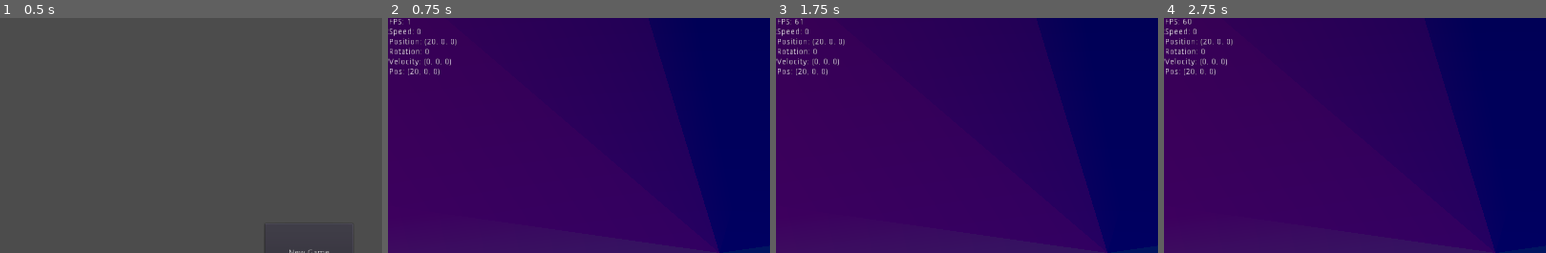
Above: before the commit, frames 1-4 (left to right).
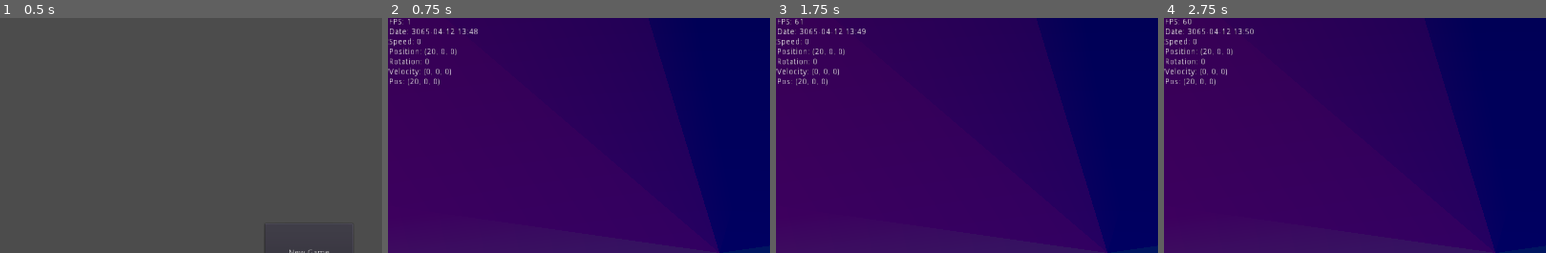
Above: after the commit, the same moments.

Repository: wraitii/WindRider
Game: Godot game, scene res://source/gui/MainMenu.tscn
Two runs of this game, one before a commit and one after it. Both use one fixed random seed, a clock stepped at 60 frames per second and the inputs below.
Inputs (mouse positions are % of the whole screen's width and height, from its top left):
- Up to frame 1 (0.5 s): no input
- Up to frame 2 (0.75 s): click "New Game" at 0.5 s
- Up to frame 3 (1.75 s): tap Enter (ship_dock) at 1.25 s; move the mouse to (72, 45) at 1.27 s; hold Right (ship_rotate_right) from 1.28 s (still down); hold A (ship_aim_towards_target) from 1.28 s (still down); click (72, 45) at 1.42 s
- Up to frame 4 (2.75 s): tap Escape (ship_reset_systems) at 2 s; move the mouse to (30, 55) at 2.02 s; release Right (ship_rotate_right) at 2.03 s; release A (ship_aim_towards_target) at 2.03 s; hold Down (ship_reverse) from 2.03 s (still down); tap Enter (ship_dock) at 2.1 s
The pictures show only the part of the screen within x 0-50%, y 0-50%; the shares and areas given below are measured in that part.

Frame 1 is identical in both runs. In frame 2, 1.2% of the frame differs, in the area x 0-24%, y 4-29%; in frame 3, 1.2%; in frame 4, 1.2%.
Error in both runs: Unable to iterate on object of type 'Nil'. (res://source/game/SystemsMgr.gd:23)

Commit message:
More tests and advance galactic time ingame

Diff:
--- a/source/Core.gd
+++ b/source/Core.gd
@@ -7,6 +7,7 @@
 const LandableDataMgr = preload('game/LandableDataMgr.gd')
 const ProjectileDataMgr = preload('game/ProjectileDataMgr.gd')
 
+const GalacticTime = preload('game/GalacticTime.gd')
 const GameStatus = preload('game/GameStatus.gd')
 const OutsideWorldSim = preload('game/OutsideWorldSimulator.gd')
 const DamageMgr = preload('game/DamageMgr.gd')
@@ -28,6 +29,8 @@
 
 func create_new_game():
 	NodeHelpers.queue_delete(get_node('/root/MainMenu'))
+
+	gameState.galacticTime = GalacticTime.new(3065, 04, 12, 13, 48)
 
 	gameState.player = Player.instance()
 	var playerShip = Ship.instance()
--- a/source/game/GalacticTime.gd
+++ b/source/game/GalacticTime.gd
@@ -26,25 +26,22 @@
 	0 : '00', 1 : '01', 2 : '02', 3 : '03', 4 : '04', 5 : '05', 6 : '06', 7 : '07', 8 : '08', 9 : '09', 10 : '10',  11 : ' …(531 unchanged characters)…
 }
 
-enum MONTH {
-	JANUARY,
-	FEBRUARY,
-	MARCH,
-	APRIL,
-	MAY,
-	JUNE,
-	JULY,
-	AUGUST,
-	SEPTEMBER,
-	OCTOBER,
-	NOVEMBER,
-	DECEMBER
-}
-
 func _init(y,m,d,h,mm):
 	year = y;
 	day = _month_day_to_day(m-1, d-1);
 	ms = _hour_min_to_ms(h, mm);
+
+func serialize():
+	var ret = {}
+	ret.year = year;
+	ret.day = day;
+	ret.ms = ms;
+	return ret
+
+func deserialize(t):
+	year = t.year;
+	day = t.day;
+	ms = t.ms;
 
 func add_time(milliseconds):
 	var remaining = _add_years(milliseconds);
--- a/source/game/GameStatus.gd
+++ b/source/game/GameStatus.gd
@@ -33,11 +33,14 @@
 
 const Player = preload('Player.tscn')
 const Ship = preload('Ship.tscn')
+const GalacticTime = preload('GalacticTime.gd')
 
 func save_game():
 	var file = File.new()
 	if file.open('user://save_game.wrdr', File.WRITE) != OK:
 		return null;
+
+	file.store_var(galacticTime.serialize());
 
 	file.store_var(playerShipID)
 	var ships = Core.outsideWorldSim.get_ships_to_save();
@@ -52,6 +55,9 @@
 	if file.open('user://save_game.wrdr', File.READ) != OK:
 		return null;
 
+	galacticTime = GalacticTime.new(0,0,0,0,0)
+	galacticTime.deserialize(file.get_var());
+
 	playerShipID = file.get_var()
 	var nbships = file.get_var()
 	for i in range(0, nbships):
--- a/source/game/Speed.gd
+++ b/source/game/Speed.gd
@@ -8,6 +8,7 @@
 
 	if !ship: return
 	var txt = "FPS: " + str(Engine.get_frames_per_second()) + "\n"
+	txt += "Date: " + Core.gameState.galacticTime.get_iso() + "\n"
 	txt += "Speed: " + str(ship.get_linear_velocity().length()) + "\n"
 	txt += "Position: " + str(ship.translation) + "\n"
 	txt += "Rotation: " + str(ship.get_angular_velocity().length()) + "\n"
--- a/source/game/ingame.gd
+++ b/source/game/ingame.gd
@@ -57,5 +57,6 @@
 func _process(delta):
 	pass
 
-func _physics_process(state):
+func _physics_process(delta):
+	Core.gameState.galacticTime.add_time(delta*60*1000);
 	pass
--- a/source/tests/GalacticTimeTest.gd
+++ b/source/tests/GalacticTimeTest.gd
@@ -41,3 +41,13 @@
 
 	gt.add_time(2 * 3600*24*365*1000 + 189894*1000);
 	assert(gt.get_iso() == "2023-03-03 12:03")
+
+	gt.add_time(1045);
+	assert(gt.get_iso() == "2023-03-03 12:03")
+
+	gt.add_time(59000);
+	assert(gt.get_iso() == "2023-03-03 12:04")
+
+	for i in range(0, 3600):
+		gt.add_time(1/60.0 * 1000);
+	assert(gt.get_iso() == "2023-03-03 12:05")
